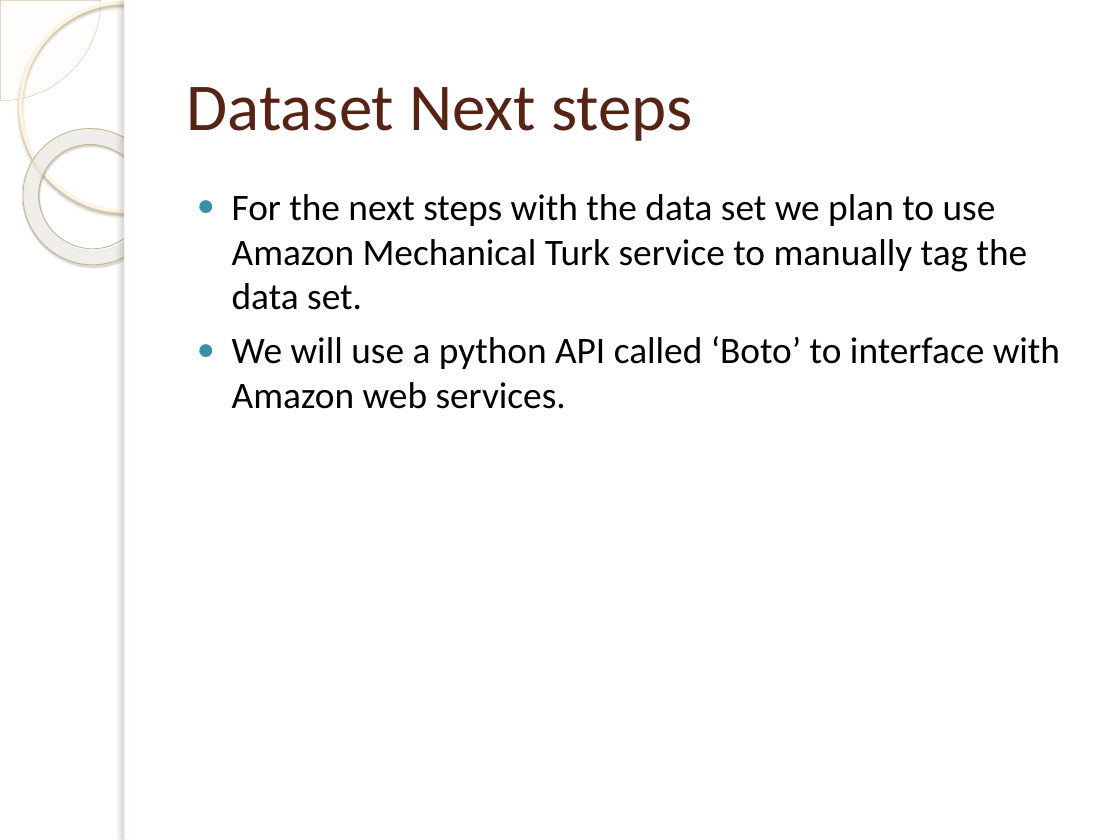
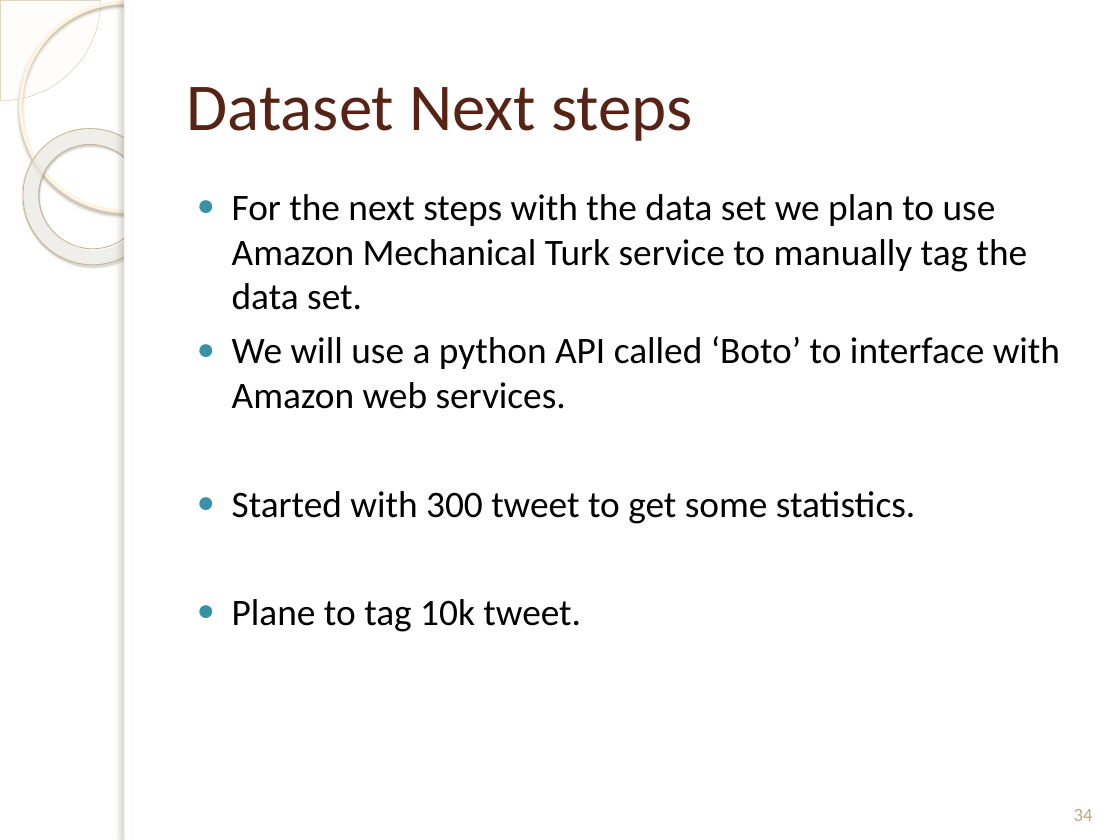
Before and after one commit to mhd9023/Thesis, a slide deck: slide 34 of Report#1_.pptx (slide 31 before the commit). Drawn at 1120x840 pixels with LibreOffice and Linux fonts; fonts in the diff are those of the drawing; background and template pictures are left out. Boxes give left, top, right and bottom in pixels: in the first picture for what was removed or moved away, otherwise in the second. Text is boxed around its words. In the diff, an @@ line names an element or a change of style, - is before the commit and + after.

```diff
--- a/Report#1_.pptx
+++ b/Report#1_.pptx
@@ text at [232, 491, 915, 632]: paragraphs added @@
+● Started with 300 tweet to get some statistics.
+● Plane to tag 10k tweet.
@@ page number added at [1074, 809, 1093, 821], 12 pt, text #B6A98A @@
+34
```
Also in this commit, not shown: 32 other slides changed, 3 slides added, 2 other files.
